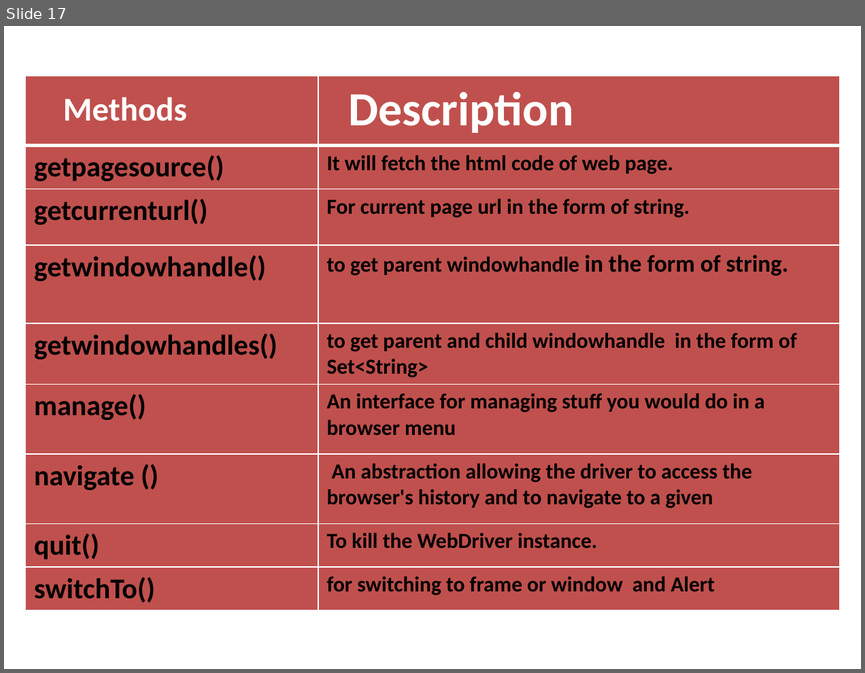
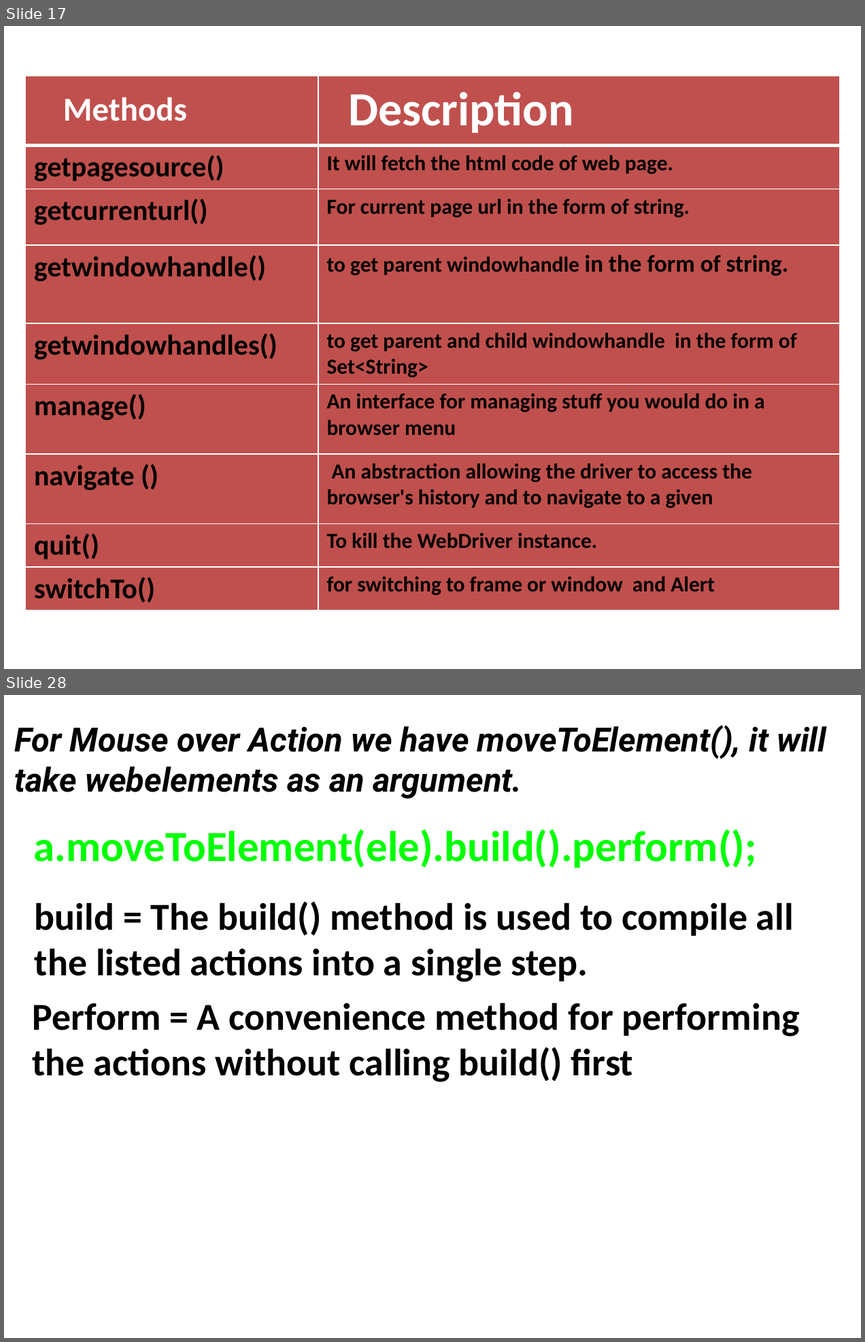
Before and after one commit to ankurverma99/Democmd, a slide deck: Selenium.pptx. Shown one above the other, each under a label of ours: slide 17 before the commit, slides 17 and 28 after it; the slides between them are not shown. The pictures are 865x673 and 865x1342 pixels, drawn with LibreOffice and Linux fonts; fonts in the diff are those of the drawing. Boxes give left, top, right and bottom in pixels: in the first picture for what was removed or moved away, otherwise in the second. Text is boxed around its words. In the diff, an @@ line names an element or a change of style, - is before the commit and + after.

```diff
--- a/Selenium.pptx
+++ b/Selenium.pptx
@@ slide 28 added at <box>4,695,861,1338</box>, background #FFFFFF @@
@@ text added at <box>14,725,826,798</box>, 28 pt, text #000000, bold, italic @@
+For Mouse over Action we have moveToElement(), it will take webelements as an argument.
@@ text added at <box>34,829,757,868</box>, 36 pt, text #00FF00, bold @@
+a.moveToElement(ele).build().perform();
@@ text added at <box>35,901,793,982</box>, 32 pt, text #000000, bold @@
+build = The build() method is used to compile all the listed actions into a single step.
@@ text added at <box>32,1002,800,1082</box>, 32 pt, text #000000, bold @@
+Perform = A convenience method for performing the actions without calling build() first
```
Also in this commit, not shown: 3 slides changed, 7 other slides added.
